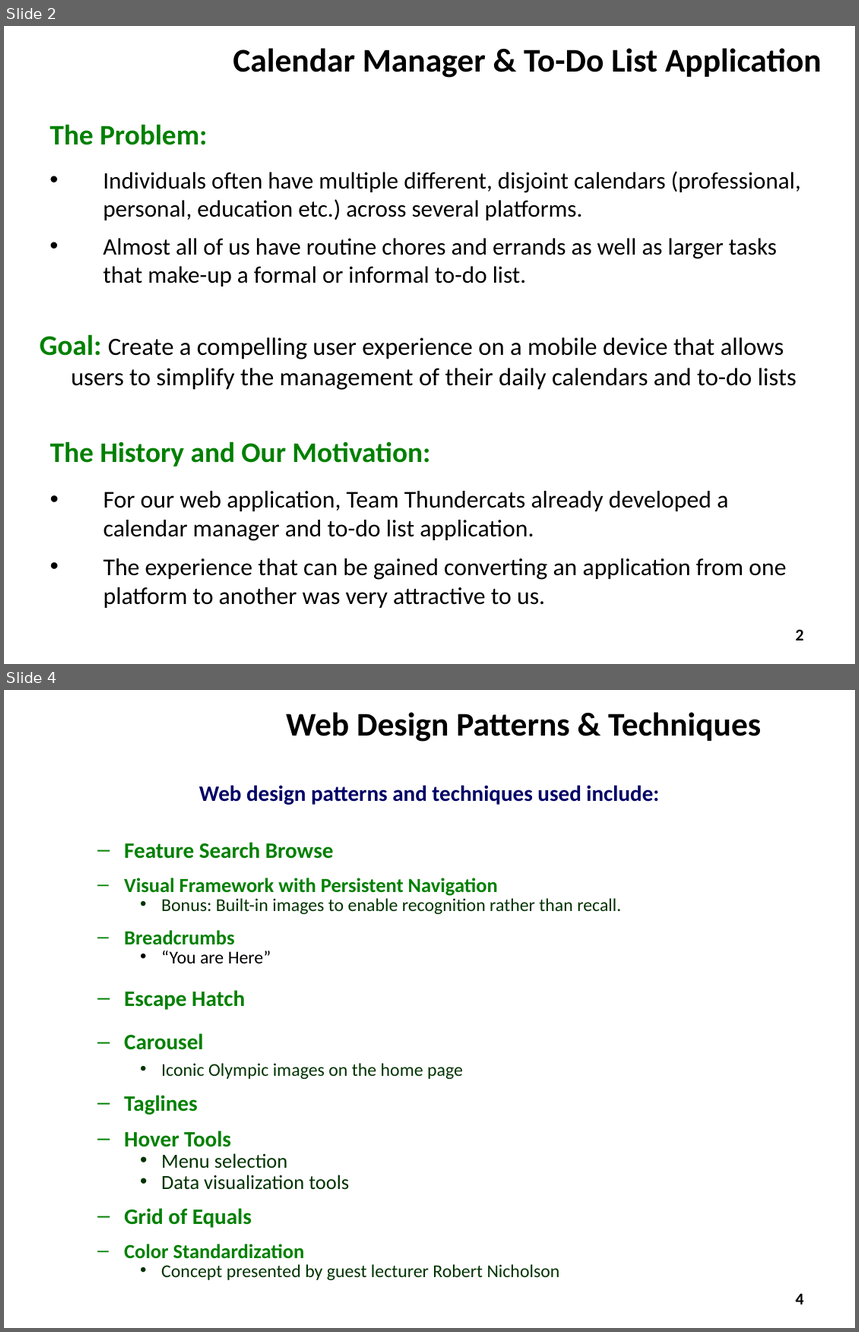
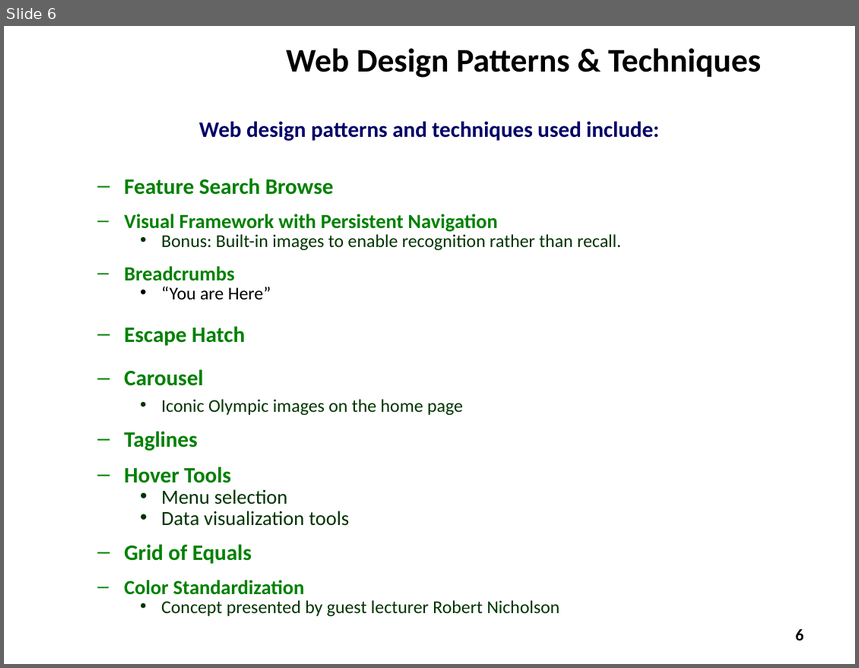
Before and after one commit to ZaydH/CS235, a slide deck: Final_Project/Presentation/CS235 - Team Thundercats - Final Project Presentation.pptx. Shown one above the other, each under a label of ours: slides 2 and 4 before the commit, slide 6 after it; the slides between them are not shown. The pictures are 859x1332 and 859x668 pixels, drawn with LibreOffice and Linux fonts; fonts in the diff are those of the drawing; background and template pictures are left out. Boxes give left, top, right and bottom in pixels: in the first picture for what was removed or moved away, otherwise in the second. Text is boxed around its words. In the diff, an @@ line names an element or a change of style, - is before the commit and + after.

```diff
--- a/Final_Project/Presentation/CS235 - Team Thundercats - Final Project Presentation.pptx
+++ b/Final_Project/Presentation/CS235 - Team Thundercats - Final Project Presentation.pptx
@@ slide 2 removed at (4,26,855,664), background #FFFFFF @@
@@ title removed at (233,48,822,78) @@
-Calendar Manager & To-Do List Application
@@ text removed at (50,124,801,287) @@
-The Problem:
-• Individuals often have multiple different, disjoint calendars (professional, personal, education etc.) across several platforms.
-• Almost all of us have routine chores and errands as well as larger tasks that make-up a formal or informal to-do list.
@@ text removed at (40,335,797,390) @@
-Goal: Create a compelling user experience on a mobile device that allows
-users to simplify the management of their daily calendars and to-do lists
@@ text removed at (50,442,786,608) @@
-The History and Our Motivation:
-• For our web application, Team Thundercats already developed a calendar manager and to-do list application.
-• The experience that can be gained converting an application from one platform to another was very attractive to us.
@@ page number removed at (796,629,804,641) @@
-2
@@ what was slide 4 is now slide 6 @@
@@ page number at (796,629,804,641): text changed @@
-4
+6
```
Also in this commit, not shown: 1 slide changed, 4 slides added, 1 other slide removed, 1 other file.
